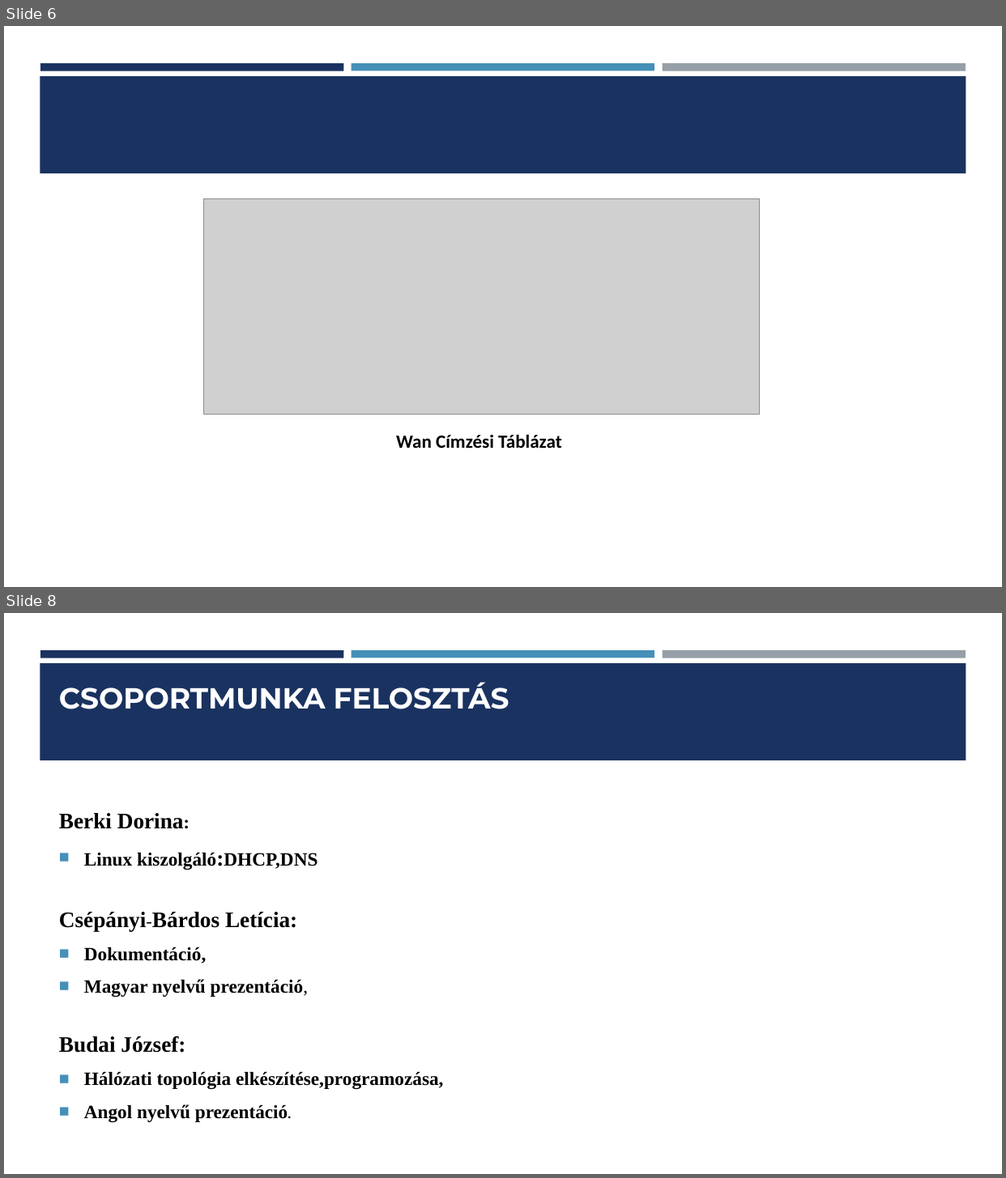
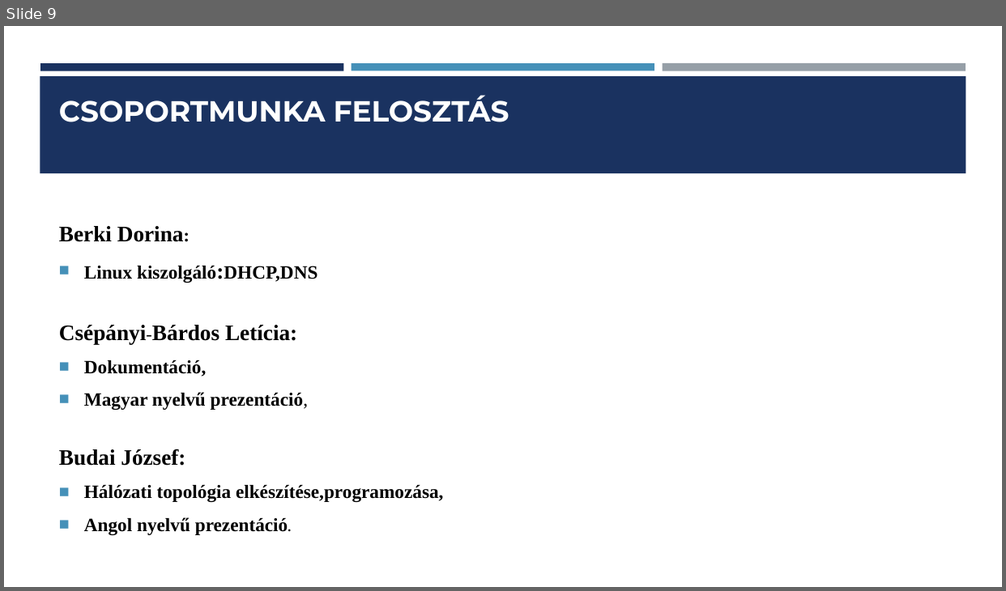
Before and after one commit to Dorina1200/vizsga, a slide deck: vizsga1/Hálózati Infrastruktúra Tervezése és Kivitelezése ppt.pptx. Shown one above the other, each under a label of ours: slides 6 and 8 before the commit, slide 9 after it; the slides between them are not shown. The pictures are 1006x1178 and 1006x591 pixels, drawn with LibreOffice and Linux fonts; fonts in the diff are those of the drawing; grey boxes stand for pictures. Boxes give left, top, right and bottom in pixels: in the first picture for what was removed or moved away, otherwise in the second. Text is boxed around its words. In the diff, an @@ line names an element or a change of style, - is before the commit and + after.

```diff
--- a/vizsga1/Hálózati Infrastruktúra Tervezése és Kivitelezése ppt.pptx
+++ b/vizsga1/Hálózati Infrastruktúra Tervezése és Kivitelezése ppt.pptx
@@ slide 6 removed at bbox=[4, 26, 1002, 587], background #FFFFFF; not listed: 4 template elements that a slide beside it also shows @@
@@ picture removed at bbox=[204, 199, 760, 414] @@
@@ text removed at bbox=[396, 434, 562, 448] @@
-Wan Címzési Táblázat
@@ what was slide 8 is now slide 9 @@
```
Also in this commit, not shown: 2 slides changed, 3 slides added, 1 other slide removed, 1 other file.
